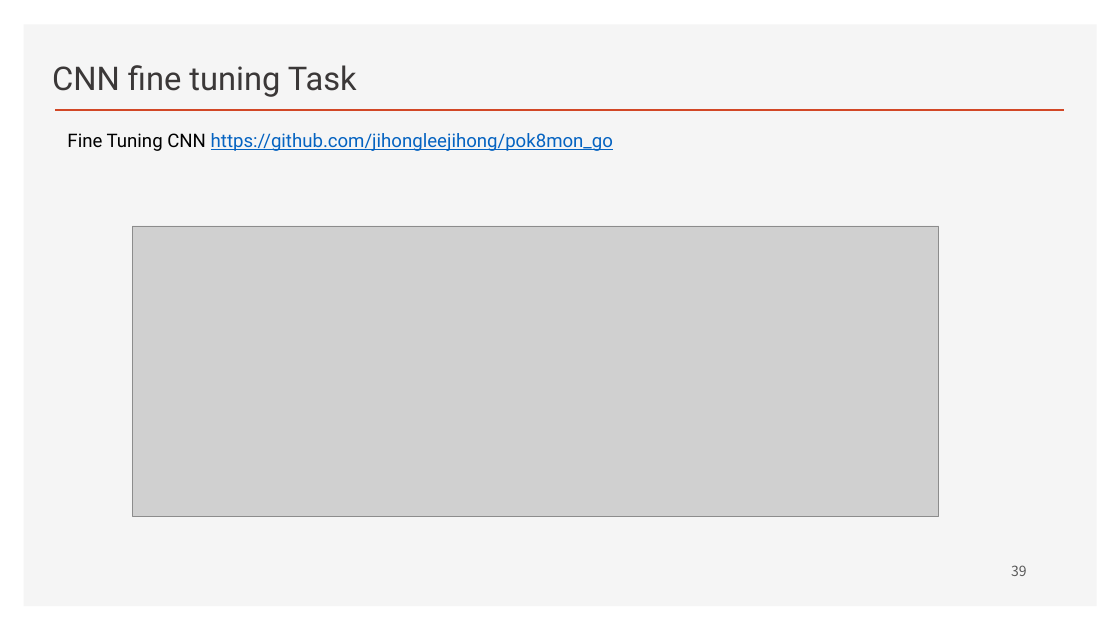
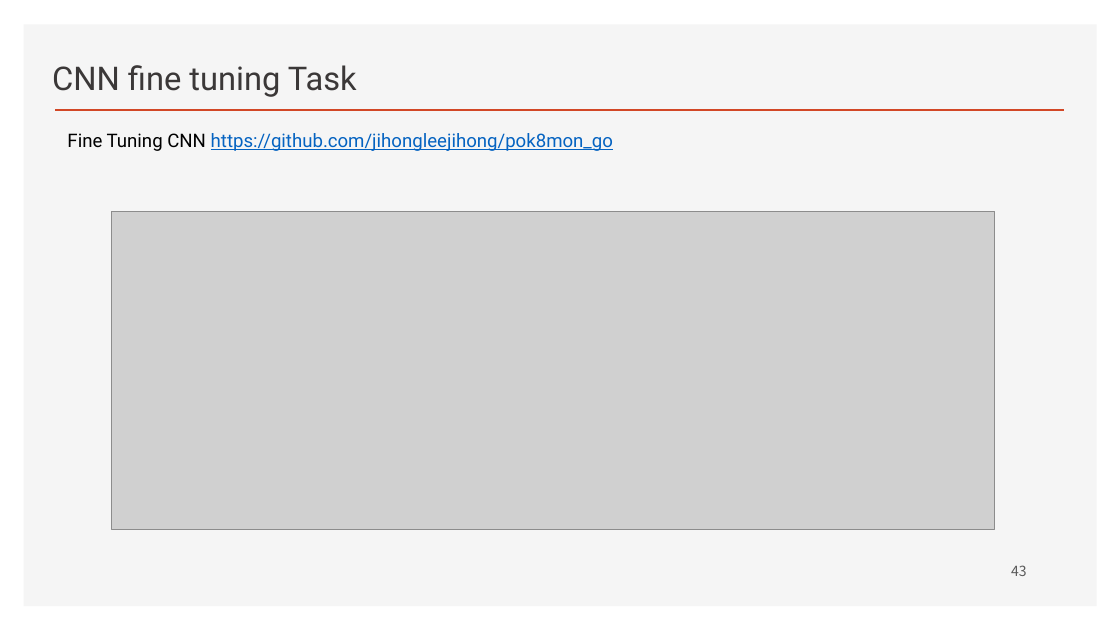
Before and after one commit to ancestor9/2026_Fall_Deep-Learning-with-Python, a slide deck: slide 43 of Chapter 08 Image Classification.pptx (slide 39 before the commit). Drawn at 1120x630 pixels with LibreOffice and Linux fonts; fonts in the diff are those of the drawing; grey boxes stand for pictures; background and template pictures are left out. Boxes give left, top, right and bottom in pixels: in the first picture for what was removed or moved away, otherwise in the second. Text is boxed around its words. In the diff, an @@ line names an element or a change of style, - is before the commit and + after.

```diff
--- a/Chapter 08 Image Classification.pptx
+++ b/Chapter 08 Image Classification.pptx
@@ picture: place and size @@
-picture at (133, 226, 939, 517)
+picture at (112, 211, 995, 529)
@@ page number at (1011, 565, 1027, 576): text changed @@
-39
+43
```
Also in this commit, not shown: 6 other slides changed, 6 slides added, 1 slide removed.
